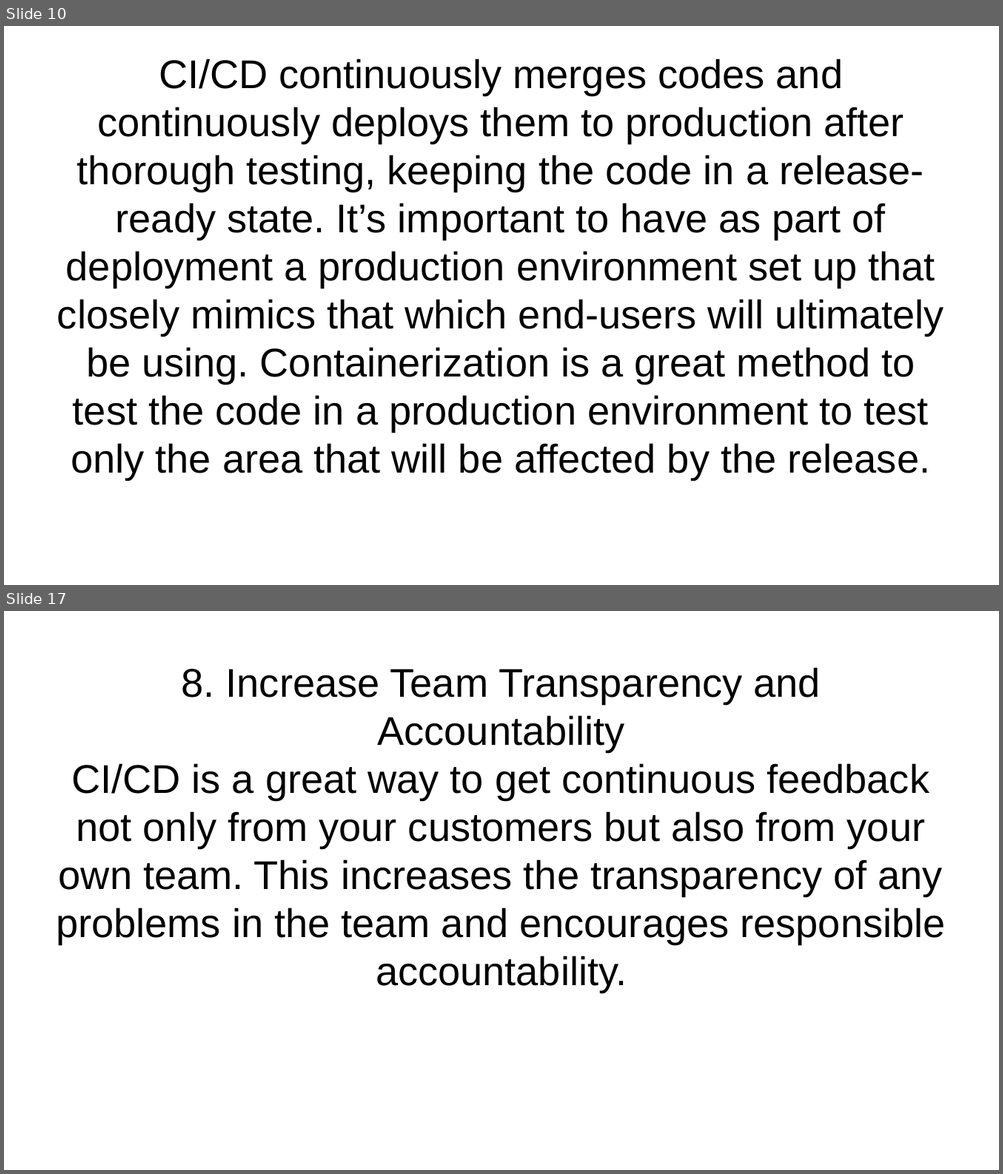
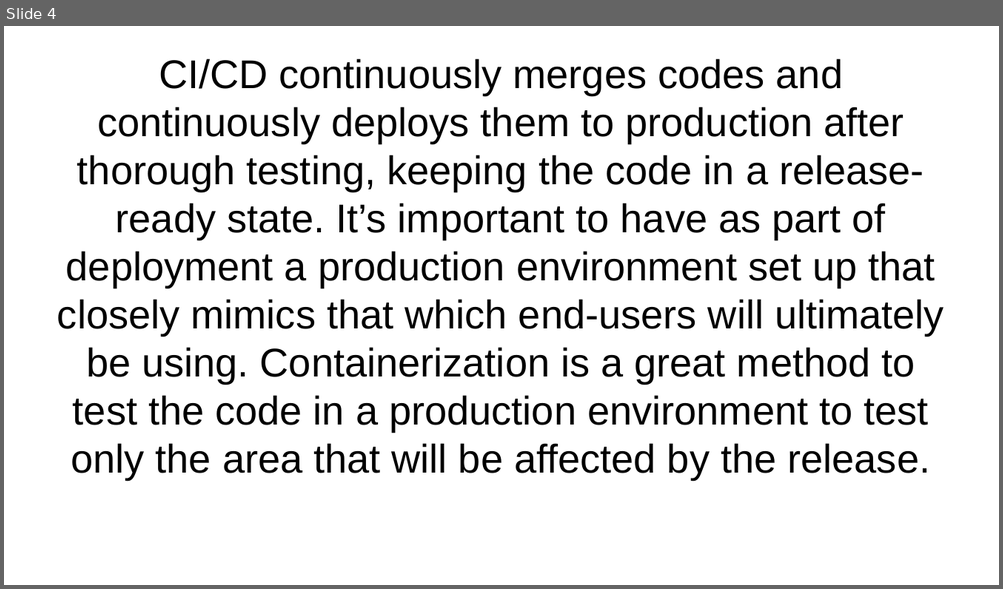
Before and after one commit to dr3mro/cdond-c3-projectstarter, a slide deck: presentation.odp. Shown one above the other, each under a label of ours: slides 10 and 17 before the commit, slide 4 after it; the slides between them are not shown. The pictures are 1003x1174 and 1003x589 pixels, drawn with LibreOffice and Linux fonts; fonts in the diff are those of the drawing. Boxes give left, top, right and bottom in pixels: in the first picture for what was removed or moved away, otherwise in the second. Text is boxed around its words. In the diff, an @@ line names an element or a change of style, - is before the commit and + after.

```diff
--- a/presentation.odp
+++ b/presentation.odp
@@ slide 17 removed at (4, 611, 999, 1170), background #FFFFFF @@
@@ subtitle removed at (56, 667, 945, 993) @@
-8. Increase Team Transparency and Accountability
-CI/CD is a great way to get continuous feedback not only from your customers but also from your own team. This increases the transparency of any problems in the team and encourages responsible accountability.
@@ what was slide 10 is now slide 4 @@
```
Also in this commit, not shown: 4 slides changed, 16 other slides removed, 1 other file.
